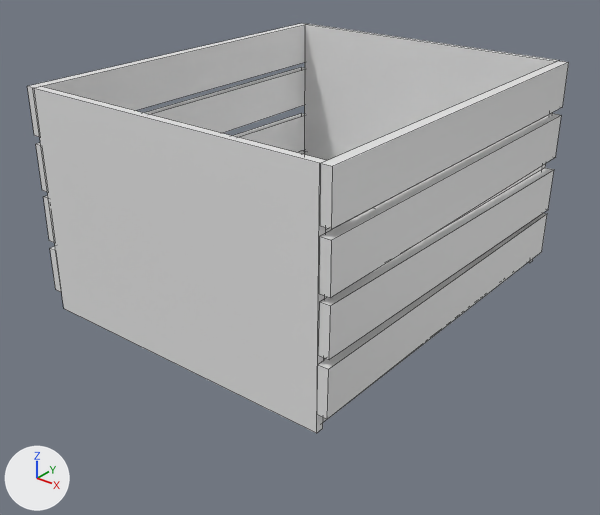
One commit to the FBX model StealthGame/Assets/Meshs/Crate_small_mesh.fbx: the scene before it, then after it.
The view is the same before and after, from a 50 mm lens placed at (0.759, -0.979, 0.648), pointed at (-0.029, 0.006, 0.037). The axes (+X, +Y, +Z) are drawn at lower left. The lights are the same throughout. Mesh edges are drawn as thin lines.

Names of what the first picture shows: 'Crate_small_mesh'.
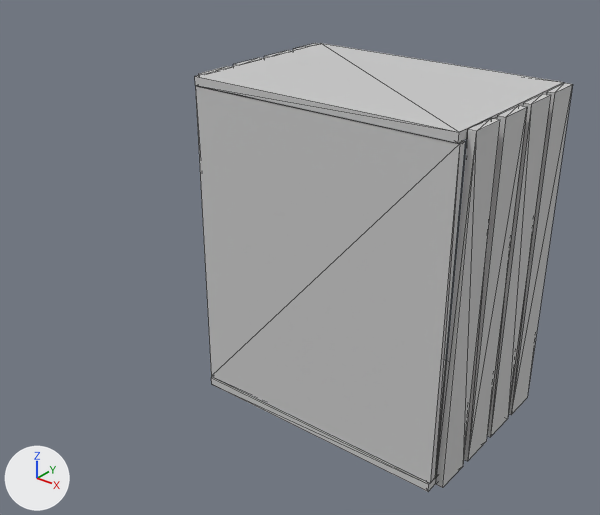
Location of each change, (x1, y1, x2, y2) in pixels of the pictures (600 x 515 px):
'Crate_small_mesh', reshaped, rescaled, turned
    before: (27, 23, 569, 433)
    after: (195, 43, 573, 491)
part 1 of me_mesh, added
    after: (195, 86, 465, 483)
part 2 of me_mesh, added
    after: (464, 105, 527, 461)
part 3 of me_mesh, added
    after: (487, 94, 551, 437)
part 4 of me_mesh, added
    after: (508, 83, 573, 415)
part 5 of me_mesh, added
    after: (195, 43, 563, 143)
part 6 of me_mesh, added
    after: (436, 118, 500, 488)
part 7 of me_mesh, added
    after: (234, 58, 262, 66)
part 8 of me_mesh, added
    after: (199, 66, 229, 75)
part 9 of me_mesh, added
    after: (211, 360, 447, 491)
part 10 of me_mesh, deleted
    before: (305, 24, 560, 263)
part 11 of me_mesh, deleted
    before: (318, 168, 554, 360)
part 12 of me_mesh, deleted
    before: (33, 86, 327, 433)
part 13 of me_mesh, deleted
    before: (44, 113, 305, 243)
part 14 of me_mesh, deleted
    before: (317, 213, 547, 419)
part 15 of me_mesh, deleted
    before: (50, 151, 305, 292)
part 16 of me_mesh, deleted
    before: (320, 61, 569, 229)
part 17 of me_mesh, deleted
    before: (27, 23, 306, 137)
part 18 of me_mesh, deleted
    before: (319, 113, 561, 298)
part 19 of me_mesh, deleted
    before: (36, 67, 305, 192)

What changed in the scene script:
```text
Add mat_02___default:
    mat_02___default = principled_material('02 - Default')
    mat_02___default.base_color = (0.588, 0.588, 0.588)  # light grey #cacaca
    mat_02___default.roughness = 0.786
Change me_mesh:
    where me_mesh.from_pydata(...)  # 128 vertices, 96 faces; spans x -26.9..26.9, y 0.0..35.4, z -31.3..31.3
    used by ob_crate_small_mesh; location = (0.0, 0.0, 0.0); rotation_euler = (1.571, 0.0, 0.0), in degrees (90, 0, 0); scale = (0.01, 0.01, 0.01)
    me_mesh part 1: a new loose piece, a box spanning x -9.96..9.88, y 0.07..0.66, z -11.57..11.6, in mat_02___default (light grey #cacaca)
    me_mesh part 2: a new loose piece, a box spanning x 9.89..10.41, y 4.3..7.07, z -12.21..12.2, in mat_02___default (light grey #cacaca)
    me_mesh part 3: a new loose piece, a box spanning x 9.89..10.41, y 7.66..10.44, z -12.21..12.2, in mat_02___default (light grey #cacaca)
    me_mesh part 4: a new loose piece, a box spanning x 9.89..10.41, y 11.05..13.82, z -12.21..12.2, in mat_02___default (light grey #cacaca)
    me_mesh part 5: a new loose piece, a box spanning x -9.91..9.83, y 0.0..13.74, z 11.64..12.25, in mat_02___default (light grey #cacaca)
    me_mesh part 6: a new loose piece, a box spanning x 9.89..10.41, y 0.88..3.65, z -12.21..12.2, in mat_02___default (light grey #cacaca)
    me_mesh part 7: a new loose piece, a box spanning x -10.41..-9.89, y 4.33..7.1, z -12.21..12.2, in mat_02___default (light grey #cacaca)
    me_mesh part 8: a new loose piece, a box spanning x -10.41..-9.89, y 0.88..3.65, z -12.21..12.2, in mat_02___default (light grey #cacaca)
    me_mesh part 9: a new loose piece, a box spanning x -9.91..9.83, y 0.0..13.74, z -12.25..-11.64, in mat_02___default (light grey #cacaca)
    me_mesh part 10: the loose piece of 8 vertices spanning x -25.3..25.3, y 0.0..35.4, z -31.3..-30.0 is deleted
    me_mesh part 11: the loose piece of 8 vertices spanning x 25.3..26.9, y 10.3..18.5, z -31.1..31.2 is deleted
    me_mesh part 12: the loose piece of 8 vertices spanning x -25.3..25.3, y 0.0..35.4, z 30.0..31.3 is deleted
    me_mesh part 13: the loose piece of 8 vertices spanning x -26.9..-25.3, y 10.3..18.5, z -31.1..31.2 is deleted
    me_mesh part 14: the loose piece of 8 vertices spanning x 25.3..26.9, y 2.3..10.1, z -31.0..31.3 is deleted
    me_mesh part 15: the loose piece of 8 vertices spanning x -26.9..-25.3, y 2.3..10.1, z -31.0..31.3 is deleted
    me_mesh part 16: the loose piece of 8 vertices spanning x 25.3..26.9, y 28.1..35.3, z -31.1..31.1 is deleted
    me_mesh part 17: the loose piece of 8 vertices spanning x -26.9..-25.3, y 28.1..35.3, z -31.1..31.1 is deleted
    me_mesh part 18: the loose piece of 8 vertices spanning x 25.3..26.9, y 19.6..26.8, z -31.1..31.1 is deleted
    me_mesh part 19: the loose piece of 8 vertices spanning x -26.9..-25.3, y 19.6..26.8, z -31.1..31.1 is deleted
    add me_mesh.materials.append(mat_02___default)  # light grey #cacaca
Change ob_crate_small_mesh:
    ob_crate_small_mesh.rotation_euler: (1.571, 0.0, 0.0) -> (0.0, 0.0, 0.0)  # degrees (90, 0, 0) -> degrees (0, 0, 0)
    ob_crate_small_mesh.scale: (0.01, 0.01, 0.01) -> (0.0254, 0.0254, 0.0254)
```
